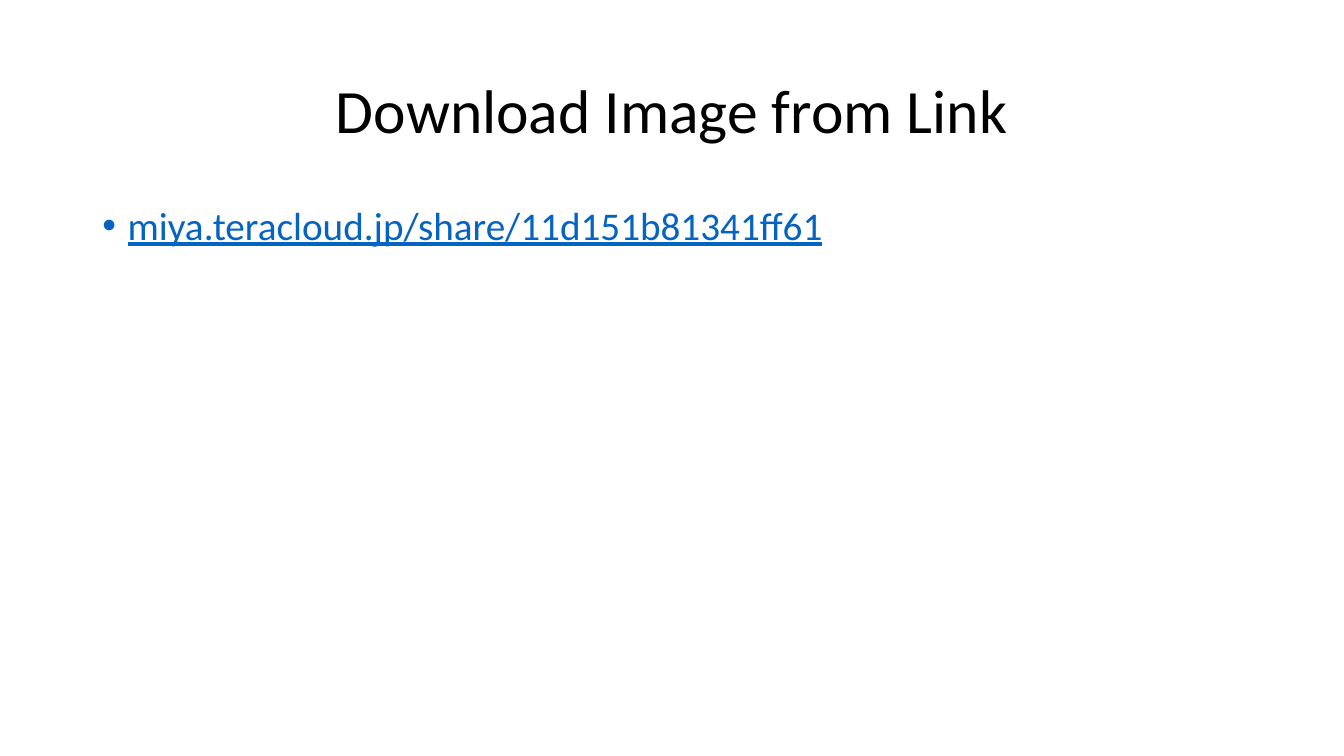
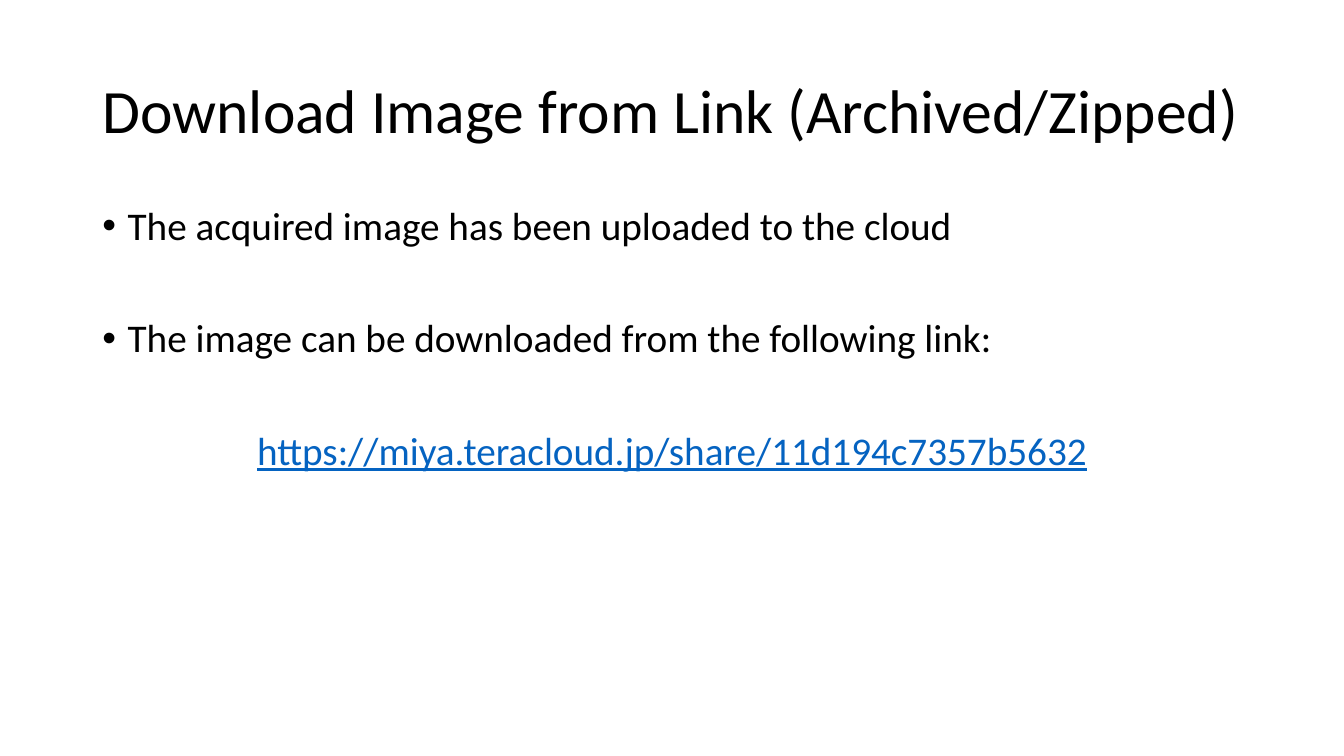
Before and after one commit to frankwxu/digital-forensics-lab, a slide deck: slide 8 of Echo_Device/ppts/3_Image_Acquisition_and_Mounting.pptx. Drawn at 1344x756 pixels with LibreOffice and Linux fonts; fonts in the diff are those of the drawing; background and template pictures are left out. Boxes give left, top, right and bottom in pixels: in the first picture for what was removed or moved away, otherwise in the second. Text is boxed around its words. In the diff, an @@ line names an element or a change of style, - is before the commit and + after.

```diff
--- a/Echo_Device/ppts/3_Image_Acquisition_and_Mounting.pptx
+++ b/Echo_Device/ppts/3_Image_Acquisition_and_Mounting.pptx
@@ title at <box>102,88,1237,144</box>: text changed @@
-Download Image from Link
+Download Image from Link (Archived/Zipped)
@@ text at <box>128,212,1087,472</box>: text changed; text colour #0563C1 to #000000 @@
-• miya.teracloud.jp/share/11d151b81341ff61
+• The acquired image has been uploaded to the cloud
+• The image can be downloaded from the following link:
+https://miya.teracloud.jp/share/11d194c7357b5632
```
Also in this commit, not shown: 9 other slides changed, 5 slides added, 1 slide removed, 3 other files.
